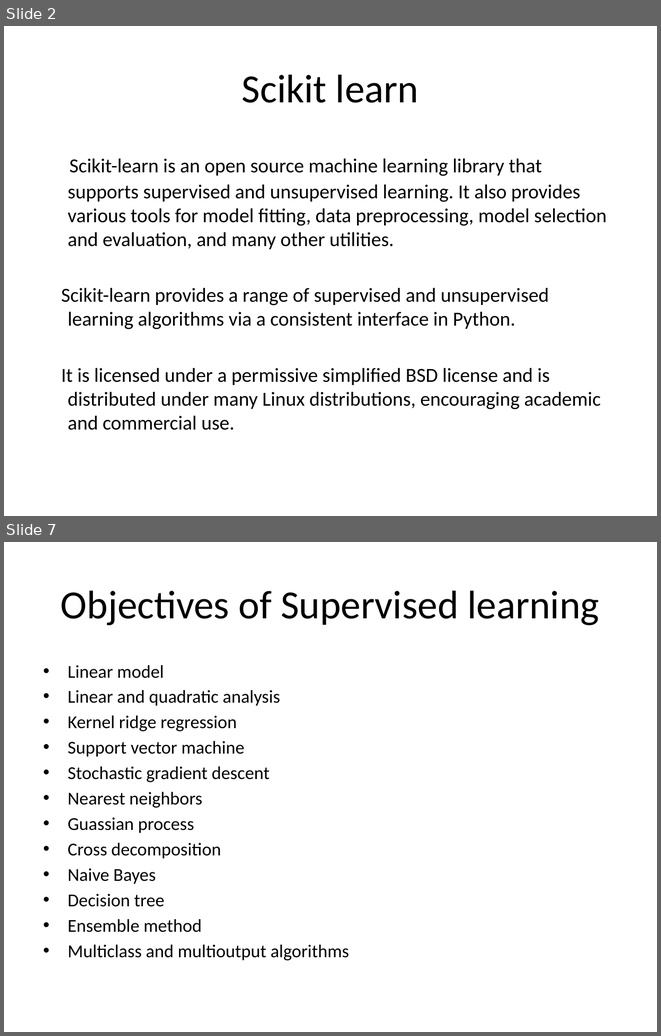
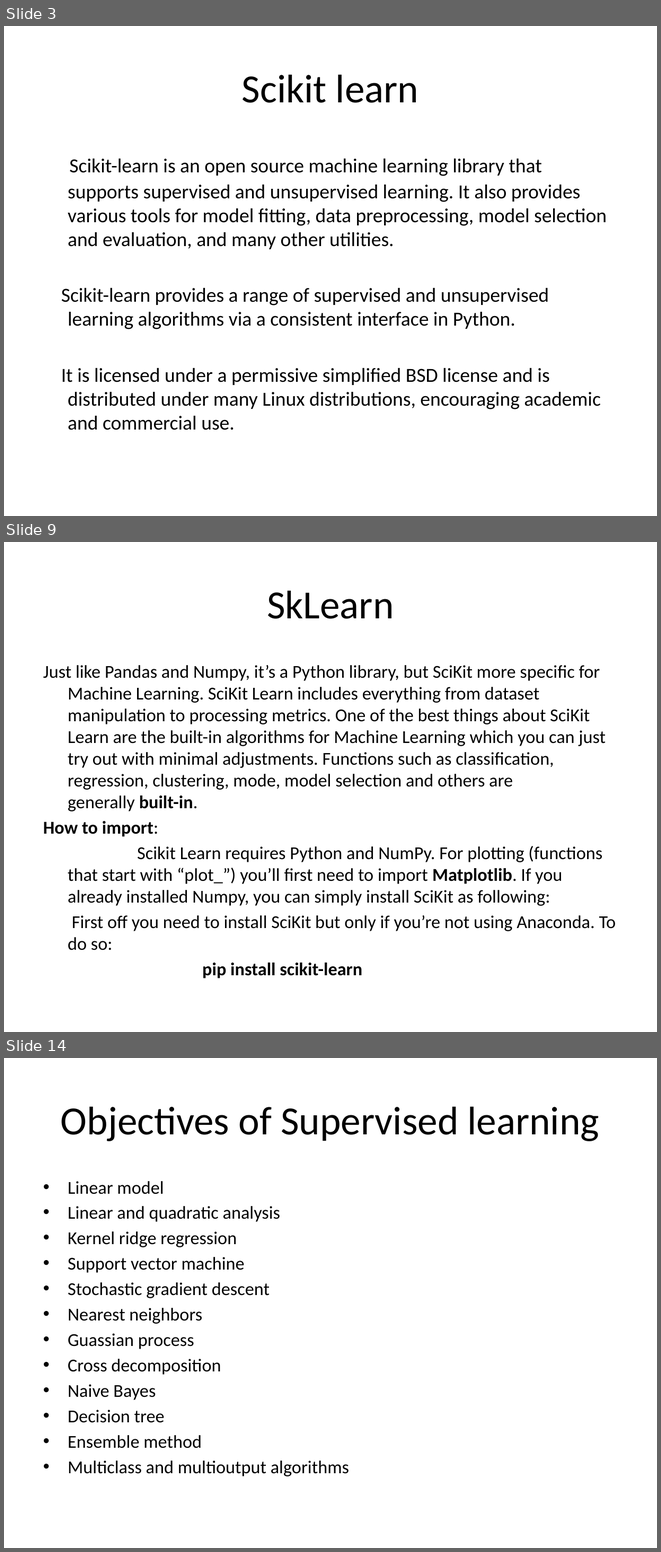
Before and after one commit to Shehroz951/python_exam, a slide deck: SKLearn.pptx. Shown one above the other, each under a label of ours: slides 2 and 7 before the commit, slides 3, 9 and 14 after it; the slides between them are not shown. The pictures are 661x1036 and 661x1552 pixels, drawn with LibreOffice and Linux fonts; fonts in the diff are those of the drawing. Boxes give left, top, right and bottom in pixels: in the first picture for what was removed or moved away, otherwise in the second. Text is boxed around its words. In the diff, an @@ line names an element or a change of style, - is before the commit and + after.

Commit message:
first commit

```diff
--- a/SKLearn.pptx
+++ b/SKLearn.pptx
@@ slide 9 added at <box>4,542,657,1032</box>, background #FFFFFF @@
@@ title added at <box>267,590,394,619</box>, 44 pt, text #000000 @@
+SkLearn
@@ text added at <box>43,665,616,978</box>, 20 pt, text #000000 @@
+Just like Pandas and Numpy, it’s a Python library, but SciKit more specific for Machine Learning. SciKit Learn includes everything from dataset manipulation to processing metrics. One of the best things about SciKit Learn are the built-in algorithms for Machine Learning which you can just try out with minimal adjustments. Functions such as classification, regression, clustering, mode, model selection and others are generally built-in.
+How to import:
+Scikit Learn requires Python and NumPy. For plotting (functions that start with “plot_”) you’ll first need to import Matplotlib. If you already installed Numpy, you can simply install SciKit as following:
+First off you need to install SciKit but only if you’re not using Anaconda. To do so:
+pip install scikit-learn
@@ what was slide 2 is now slide 3 @@
@@ what was slide 7 is now slide 14 @@
```
Also in this commit, not shown: 5 slides changed, 6 other slides added, 4 other files.
